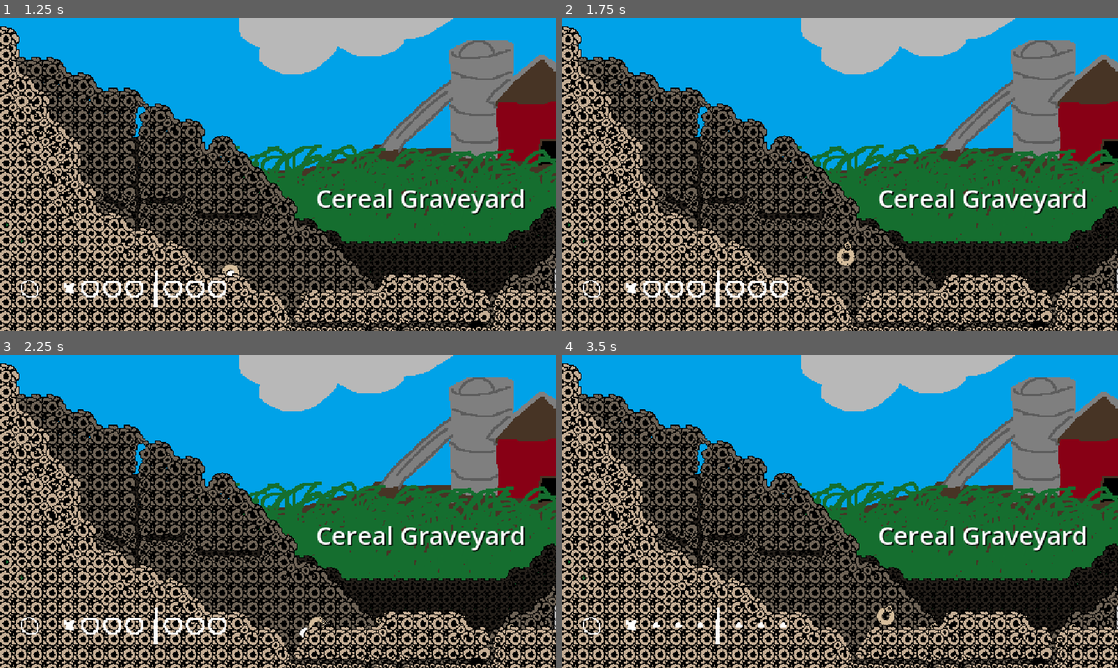
Above: before the commit, frames 1-4 (two rows, left to right).
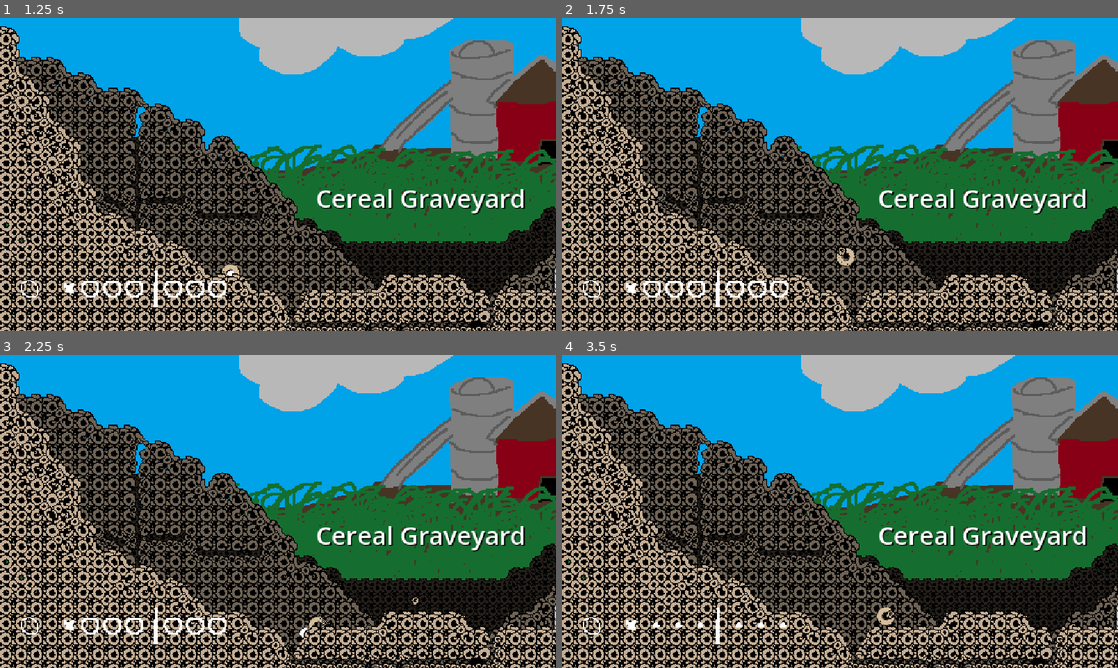
Above: after the commit, the same moments.

Repository: Roboticy3/GMTK2025
Game: Godot game, scene res://levels/test.tscn
Same seed, same stepped clock (60 frames per second), same inputs: the game is played once before the commit and once after it.
Inputs:
- Up to frame 1 (1.25 s): tap Enter (ui_accept) at 0.5, 0.77 s; hold Right (ui_right) from 0.53 s (still down); tap Shift (grab) at 0.6 s
- Up to frame 2 (1.75 s): keep holding Right (ui_right); tap Shift (grab) at 1.35 s; tap Enter (ui_accept) at 1.52 s
- Up to frame 3 (2.25 s): release Right (ui_right) at 2.03 s; hold Left (ui_left) from 2.03 s (still down); tap X (throw) at 2.1 s
- Up to frame 4 (3.5 s): tap Shift (grab) at 2.3, 3.05 s; release Left (ui_left) at 2.78 s; hold Right (ui_right) from 2.78 s (still down); tap 1 at 2.85 s; tap Enter (ui_accept) at 3.02 s

Frame 1 is identical in both runs. In frame 2, less than 0.1% of the frame differs, in the area x 49-53%, y 71-76%; in frame 3, less than 0.1%; in frame 4, less than 0.1%, in the area x 57-68%, y 79-88%.

Commit message:
improve fruit grabbing

Diff:
--- a/items/fruit.tscn
+++ b/items/fruit.tscn
@@ -1,10 +1,13 @@
-[gd_scene load_steps=8 format=3 uid="uid://qjbrjsigoiw5"]
+[gd_scene load_steps=9 format=3 uid="uid://qjbrjsigoiw5"]
 
 [ext_resource type="PackedScene" uid="uid://bc6pf1o7wqfid" path="res://items/item_base.tscn" id="1_q54vd"]
 [ext_resource type="Texture2D" uid="uid://dkejfd1w3r40q" path="res://sheets/froot_loops.png" id="2_a05hs"]
 [ext_resource type="Script" uid="uid://dw8rv5dwxdvxo" path="res://items/fruit.gd" id="2_fsqiv"]
 [ext_resource type="AudioStream" uid="uid://c3vavt0iei6au" path="res://c78/Roland CR-78 Samples/LC/CR78 LC-01.wav" id="4_3h4lt"]
 [ext_resource type="AudioStream" uid="uid://b6xg06soyhwq1" path="res://c78/Roland CR-78 Samples/LB/CR78 LB-01.wav" id="5_cfyrv"]
+
+[sub_resource type="CircleShape2D" id="CircleShape2D_3h4lt"]
+radius = 8.0
 
 [sub_resource type="AtlasTexture" id="AtlasTexture_q54vd"]
 atlas = ExtResource("2_a05hs")
@@ -23,6 +26,9 @@
 throw_strength = 100.0
 food_points = 1
 
+[node name="CollisionShape2D" parent="." index="0"]
+shape = SubResource("CircleShape2D_3h4lt")
+
 [node name="Sprite2D" parent="." index="1"]
 texture = SubResource("AtlasTexture_q54vd")
 
--- a/player/hand.gd
+++ b/player/hand.gd
@@ -75,7 +75,7 @@
 
 	#move the item closer to indicate it has been picked up
 	var d := distance_to_item(item)
-	item.global_position = global_position + (item.global_position - global_position).normalized() * d * 0.5
+	item.position = Vector2.from_angle(randf_range(0.0, 2 * PI)) * 6.0
 
 	#pin to the hand
 	node_b = "../" + item.name
--- a/shelter/shelter.tscn
+++ b/shelter/shelter.tscn
@@ -114,7 +114,7 @@
 tracks/3/interp = 1
 tracks/3/loop_wrap = true
 tracks/3/keys = {
-"times": PackedFloat32Array(16.539, 17.3242),
+"times": PackedFloat32Array(12.6, 13.3852),
 "transitions": PackedFloat32Array(1, 1),
 "update": 1,
 "values": [false, true]
--- a/ui/ui.tscn
+++ b/ui/ui.tscn
@@ -42,7 +42,6 @@
 
 [node name="KarmaSymbol" type="Sprite2D" parent="StatusBar"]
 position = Vector2(32, 43.186)
-scale = Vector2(1, 1)
 texture = SubResource("AtlasTexture_bo1jx")
 
 [node name="KarmaPip" type="Sprite2D" parent="StatusBar"]
